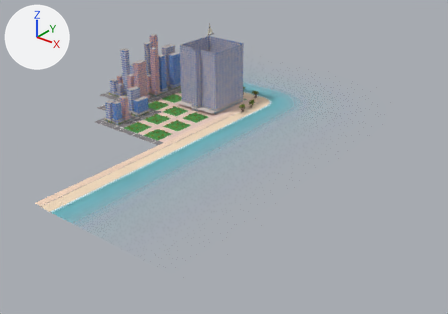
What one commit did to the FBX model assets/map/fbx/Near.fbx.
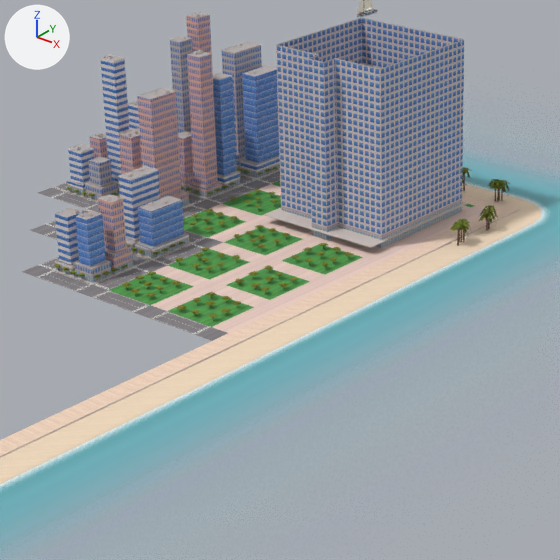
Old and new are each drawn whole from a 50 mm lens placed at (1619.0, -1934.0, 663.0), pointed at (241.0, -211.0, -405.0) and again close up on the part from 19% to 62% of the width and 9% to 70% of the height. The lights are fixed; the arrows at upper left show +X, +Y and +Z. The first two pictures are the older version. Where no turn or scale is listed for an object, it has been applied to the vertices. Vertices at exactly the same position are counted once.

The scene before the commit, as lines of its bpy script (objects in view):
```python
me_buildings_leftmesh_001 = bpy.data.meshes.new('Buildings_LeftMesh.001')
me_buildings_leftmesh_001.from_pydata(...)  # 1792 vertices, 2928 faces; spans x -422.0..-238.0, y -202.0..92.0, z -299.0..-80.0
me_buildings_leftmesh_001.materials.append(mat_near)  # picture img_near_color_png
me_groundmesh_001 = bpy.data.meshes.new('GroundMesh.001')
me_groundmesh_001.from_pydata(...)  # 2484 vertices, 2582 faces; spans x -455.0..169.0, y -455.0..182.0, z -302.0..-266.0
me_groundmesh_001.materials.append(mat_near)  # picture img_near_color_png
me_treesmesh_001 = bpy.data.meshes.new('TreesMesh.001')
me_treesmesh_001.from_pydata(...)  # 1744 vertices, 872 faces; spans x -430.0..92.0, y -429.0..99.0, z -294.0..-290.0
me_treesmesh_001.materials.append(mat_plants)  # picture img_plants_png
ob_buildings_left = bpy.data.objects.new('Buildings_Left', me_buildings_leftmesh_001)
ob_buildings_left.location = (0.0, 0.0, 0.0)
ob_ground = bpy.data.objects.new('Ground', me_groundmesh_001)
ob_ground.location = (0.0, 0.0, 0.0)
ob_trees = bpy.data.objects.new('Trees', me_treesmesh_001)
ob_trees.location = (0.0, 0.0, 0.0)
# also in view: 'Coast' at (-66.0, -386.0, -303.0); 'Buildings_Front' at (-165.0, -331.0, -246.0); 'Shallows' at (228.0, -92.0, -304.0); 'Tower' at (0.0, -2.0, -161.0)
```
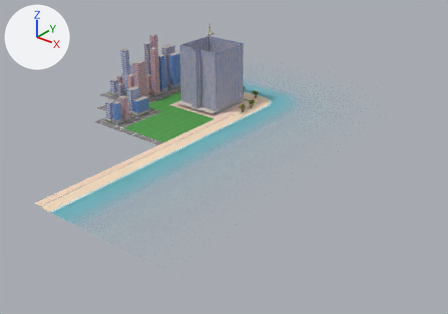
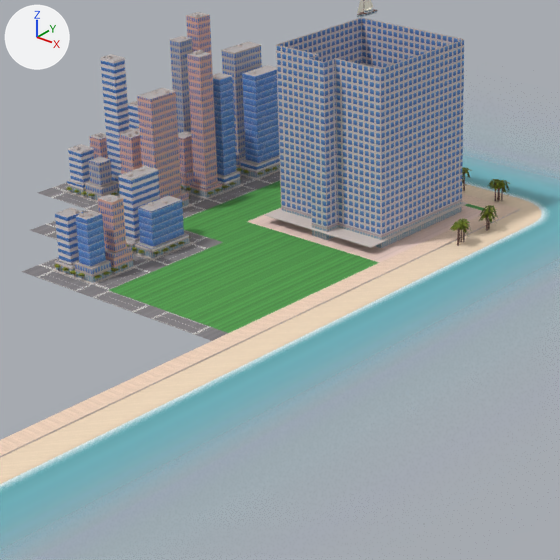
Changed parts and their boxes (x1, y1, x2, y2) in the close-ups (560 x 560 px):
part 1 of me_treesmesh_001, deleted
    before: (98, 189, 353, 318)
part 2 of me_groundmesh_001, deleted
    before: (135, 195, 337, 321)
part 3 of me_groundmesh_001, surface changed
    both: (151, 184, 484, 333)

What changed in the scene script:
```text
Change me_treesmesh_001:
    used by ob_trees; location = (0.0, 0.0, 0.0)
    remove me_treesmesh_001.from_pydata(...)  # 1744 vertices, 872 faces; spans x -430.0..92.0, y -429.0..99.0, z -294.0..-290.0
    add me_treesmesh_001.from_pydata(...)  # 1024 vertices, 512 faces; spans x -430.0..-121.0, y -429.0..99.0, z -293.0..-290.0
    me_treesmesh_001 part 1: 180 loose pieces with 720 vertices, spanning x -308.0..92.0, y -421.0..91.0, z -294.0..-291.0, are deleted
Change me_groundmesh_001:
    used by ob_ground; location = (0.0, 0.0, 0.0)
    remove me_groundmesh_001.from_pydata(...)  # 2484 vertices, 2582 faces; spans x -455.0..169.0, y -455.0..182.0, z -302.0..-266.0
    add me_groundmesh_001.from_pydata(...)  # 1764 vertices, 1862 faces; spans x -455.0..169.0, y -455.0..182.0, z -302.0..-266.0
    me_groundmesh_001 part 2: 90 loose pieces with 720 vertices, spanning x -303.0..86.0, y -415.0..85.0, z -300.0..-294.0, are deleted
    me_groundmesh_001 part 3: 48 kept faces spanning x -455.0..125.0, y -425.0..135.0, z -300.0 get new texture (UV) coordinates
```
